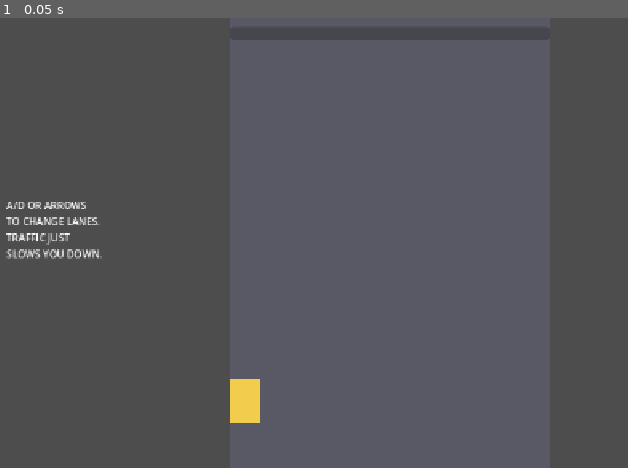
Above: before the commit, frame 1.
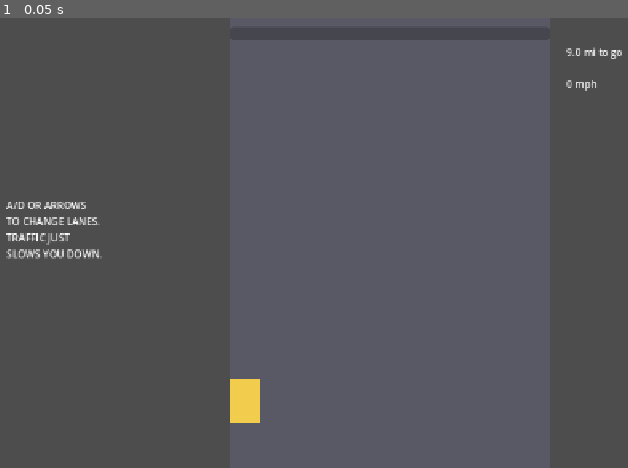
Above: after the commit, the same moment.

Repository: Crawford-Young/dog-eat-dog
Game: Godot game, scene res://scenes/minigames/drive.tscn
Two runs of this game, one before a commit and one after it. Both use one fixed random seed, a clock stepped at 60 frames per second and the inputs below. This scene is started directly instead of the project's main scene.
Inputs:
- Up to frame 1 (0.05 s): no input

The runs differ from the first frame. In frame 1, 0.1% of the frame differs, in the area x 90-100%, y 6-17%.

Commit message:
feat: the commute reads as a trip — miles left and a speedo

Diff:
--- a/scenes/minigames/drive.tscn
+++ b/scenes/minigames/drive.tscn
@@ -48,3 +48,19 @@
 anchor_bottom = 0.05
 max_value = 1.0
 show_percentage = false
+
+[node name="Miles" type="Label" parent="."]
+unique_name_in_owner = true
+anchor_left = 0.72
+anchor_top = 0.06
+anchor_right = 0.98
+anchor_bottom = 0.12
+text = "9.0 mi to go"
+
+[node name="Speedo" type="Label" parent="."]
+unique_name_in_owner = true
+anchor_left = 0.72
+anchor_top = 0.13
+anchor_right = 0.98
+anchor_bottom = 0.19
+text = "0 mph"
--- a/scripts/core/balance_config.gd
+++ b/scripts/core/balance_config.gd
@@ -128,6 +128,10 @@
 ## pins to the wall until the shear opens a lane. Skill becomes reading the
 ## stagger early rather than threading a gap that is not there.
 @export var drive_blocked_wave_chance: float = 0.25
+## Display only. The sim works in its own 400 units; these map that to a trip
+## the player can read while a bad roll is happening to them.
+@export var drive_route_miles: float = 9.0
+@export var drive_display_top_mph: float = 60.0
 @export var typing_shift_time: float = 25.0
 @export var typing_par_units: Array[int] = [3, 4, 5]
 
--- a/scripts/core/difficulty.gd
+++ b/scripts/core/difficulty.gd
@@ -87,6 +87,8 @@
 		# whole number of walls — the wave count is what the deficit scales.
 		"car_count": roundi(lerpf(cfg.drive_waves_base, cfg.drive_waves_max, d))
 				* LaneSim.CARS_PER_WAVE,
+		"route_miles": cfg.drive_route_miles,
+		"display_top_mph": cfg.drive_display_top_mph,
 	}
 
 
--- a/scripts/minigames/drive_minigame.gd
+++ b/scripts/minigames/drive_minigame.gd
@@ -6,12 +6,17 @@
 var _sim: LaneSim
 var _running: bool = false
 var _route_length: float = 1.0
+var _route_miles: float = 0.0
+var _display_top_mph: float = 0.0
+var _top_speed: float = 1.0
 var _car_rects: Array[ColorRect] = []
 
 @onready var _road: ColorRect = %Road
 @onready var _player: ColorRect = %Player
 @onready var _progress: ProgressBar = %DriveBar
 @onready var _honk: Label = %Honk
+@onready var _miles: Label = %Miles
+@onready var _speedo: Label = %Speedo
 
 const PIXELS_PER_UNIT := 4.0
 
@@ -23,6 +28,9 @@
 	sim_params["cars"] = LaneSim.make_traffic(params, rng)
 	_sim = LaneSim.new(sim_params)
 	_route_length = params.length
+	_route_miles = params.route_miles
+	_display_top_mph = params.display_top_mph
+	_top_speed = params.top_speed
 	for car in _sim.cars():
 		var rect := ColorRect.new()
 		rect.size = Vector2(48, 72)
@@ -50,6 +58,8 @@
 				- (car.pos - _sim.distance) * PIXELS_PER_UNIT
 		rect.visible = rect.position.y > -80.0 and rect.position.y < _road.size.y + 80.0
 	_progress.value = clampf(_sim.distance / _route_length, 0.0, 1.0)
+	_miles.text = "%.1f mi to go" % (_route_miles * (1.0 - _progress.value))
+	_speedo.text = "%d mph" % roundi(_sim.speed / _top_speed * _display_top_mph)
 	_honk.visible = _sim.pinned
 	if _sim.is_done():
 		_running = false
--- a/tests/unit/test_scene_smoke.gd
+++ b/tests/unit/test_scene_smoke.gd
@@ -182,5 +182,30 @@
 		"car_min_gap": 20.0, "car_count": 4,
 		"day_speed_min": 0.2, "day_speed_max": 0.6, "wave_speed_jitter": 0.25,
 		"car_speed_jitter": 0.12, "blocked_wave_chance": 0.25,
+		"route_miles": 9.0, "display_top_mph": 60.0,
 	})
 	assert_not_null(node)
+
+
+## The commute is the only slot whose cost is legible WHILE it happens: a pin
+## has to read as a pin. Miles and mph are display-only — the sim is untouched
+## by both — but without them a bad traffic roll is invisible until the clock
+## has already eaten the morning.
+func test_drive_shows_how_far_is_left_and_how_fast_the_dog_is_going() -> void:
+	var node: Minigame = load("res://scenes/minigames/drive.tscn").instantiate()
+	add_child_autofree(node)
+	node.setup({
+		"length": 100.0, "top_speed": 50.0, "accel": 40.0,
+		"pin_gap": 30.0, "block_margin": 25.0, "switch_lag": 0.0,
+		"car_min_gap": 20.0, "car_count": 0,
+		"day_speed_min": 0.2, "day_speed_max": 0.6, "wave_speed_jitter": 0.25,
+		"car_speed_jitter": 0.12, "blocked_wave_chance": 0.25,
+		"route_miles": 9.0, "display_top_mph": 60.0,
+	})
+	node._process(0.0)
+	assert_string_contains(node.get_node("%Miles").text, "9.0")
+	assert_string_contains(node.get_node("%Miles").text, "mi")
+	assert_string_contains(node.get_node("%Speedo").text, "0 mph")
+	node._process(1.0)  # empty road: one second of accel
+	assert_string_contains(node.get_node("%Speedo").text, "48 mph")
+	assert_false(node.get_node("%Miles").text.contains("9.0"), "the miles never counted down")
